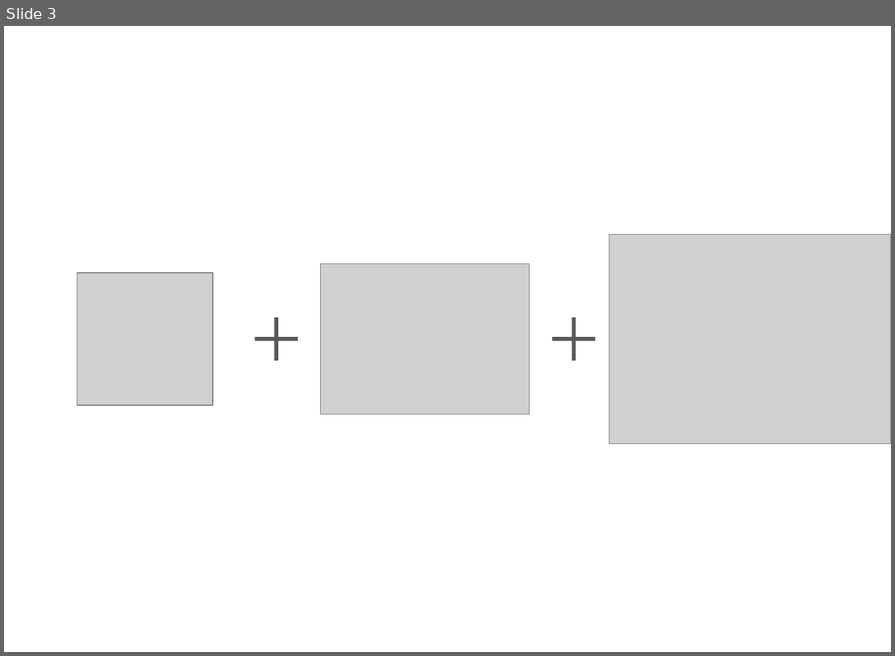
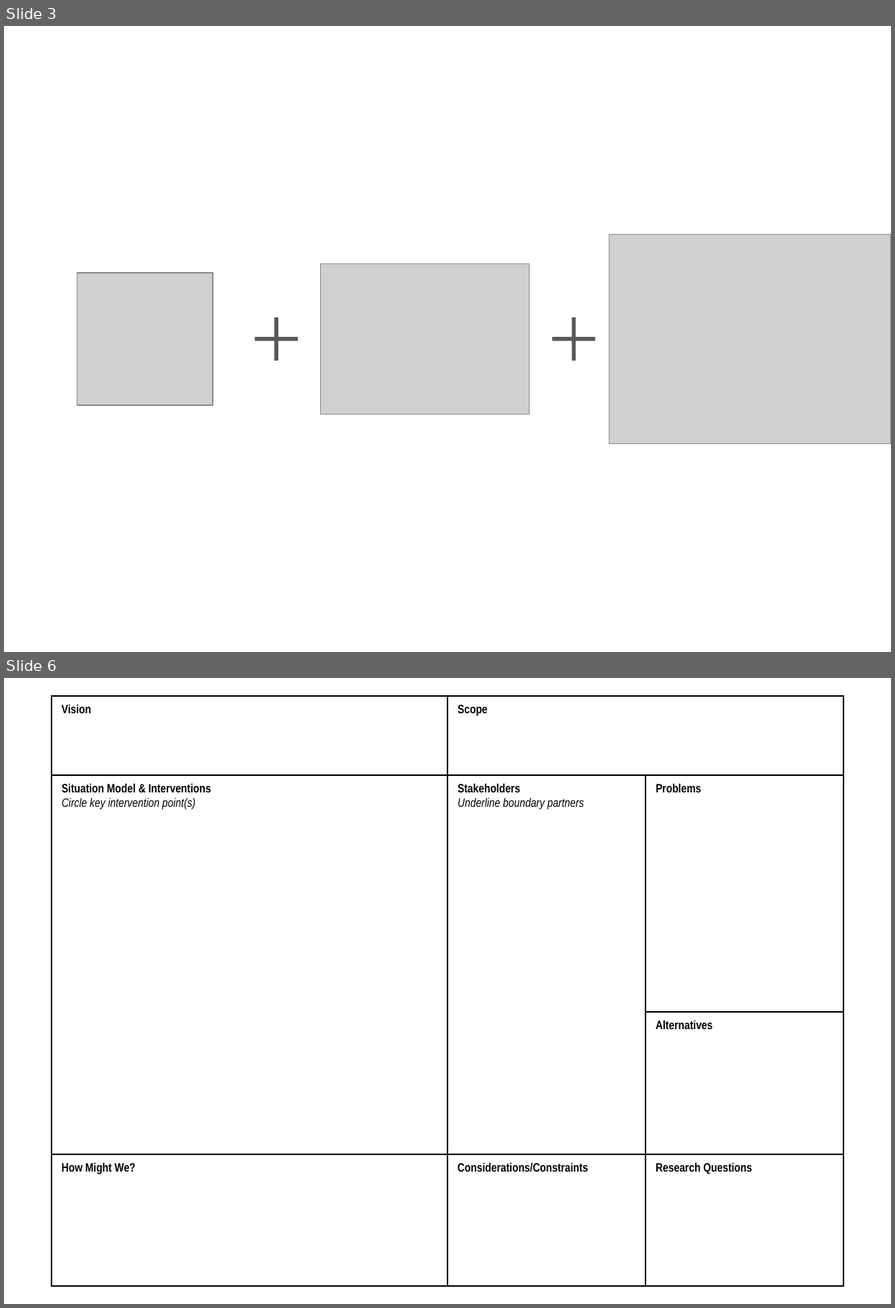
Before and after one commit to eriktuck/ei-dev, a slide deck: assets.pptx. Shown one above the other, each under a label of ours: slide 3 before the commit, slides 3 and 6 after it; the slides between them are not shown. The pictures are 895x656 and 895x1308 pixels, drawn with LibreOffice and Linux fonts; fonts in the diff are those of the drawing; grey boxes stand for pictures. Boxes give left, top, right and bottom in pixels: in the first picture for what was removed or moved away, otherwise in the second. Text is boxed around its words. In the diff, an @@ line names an element or a change of style, - is before the commit and + after.

Commit message:
change scoping canvas from situation model to map it

```diff
--- a/assets.pptx
+++ b/assets.pptx
@@ slide 6 added at (4, 678, 891, 1304), background #FFFFFF @@
@@ rectangle added at (51, 696, 843, 1286), outline #000000 1 pt @@
@@ rectangle added at (51, 696, 448, 775), outline #000000 1 pt @@
@@ rectangle added at (448, 696, 844, 775), outline #000000 1 pt @@
@@ text added at (62, 704, 91, 713), 8.4 pt, text #000000, bold @@
+Vision
@@ text added at (458, 705, 488, 716), 8.4 pt, text #000000, bold @@
+Scope
@@ rectangle added at (51, 775, 448, 1154), outline #000000 1 pt @@
@@ text added at (62, 783, 211, 810), 8.4 pt, text #000000, italic @@
+Situation Model & Interventions
+Circle key intervention point(s)
@@ rectangle added at (448, 775, 646, 1154), outline #000000 1 pt @@
@@ text added at (458, 783, 584, 810), 8.4 pt, text #000000, italic @@
+Stakeholders
+Underline boundary partners
@@ rectangle added at (646, 775, 843, 1012), outline #000000 1 pt @@
@@ text added at (656, 783, 701, 792), 8.4 pt, text #000000, bold @@
+Problems
@@ rectangle added at (646, 1012, 844, 1154), outline #000000 1 pt @@
@@ text added at (656, 1020, 712, 1029), 8.4 pt, text #000000, bold @@
+Alternatives
@@ rectangle added at (51, 1155, 448, 1286), outline #000000 1 pt @@
@@ text added at (62, 1163, 136, 1175), 8.4 pt, text #000000, bold @@
+How Might We?
@@ rectangle added at (448, 1155, 646, 1286), outline #000000 1 pt @@
@@ text added at (458, 1163, 588, 1173), 8.4 pt, text #000000, bold @@
+Considerations/Constraints
@@ rectangle added at (646, 1155, 844, 1286), outline #000000 1 pt @@
@@ text added at (656, 1163, 752, 1175), 8.4 pt, text #000000, bold @@
+Research Questions
```
Also in this commit, not shown: 2 other slides added, 2 other files.
